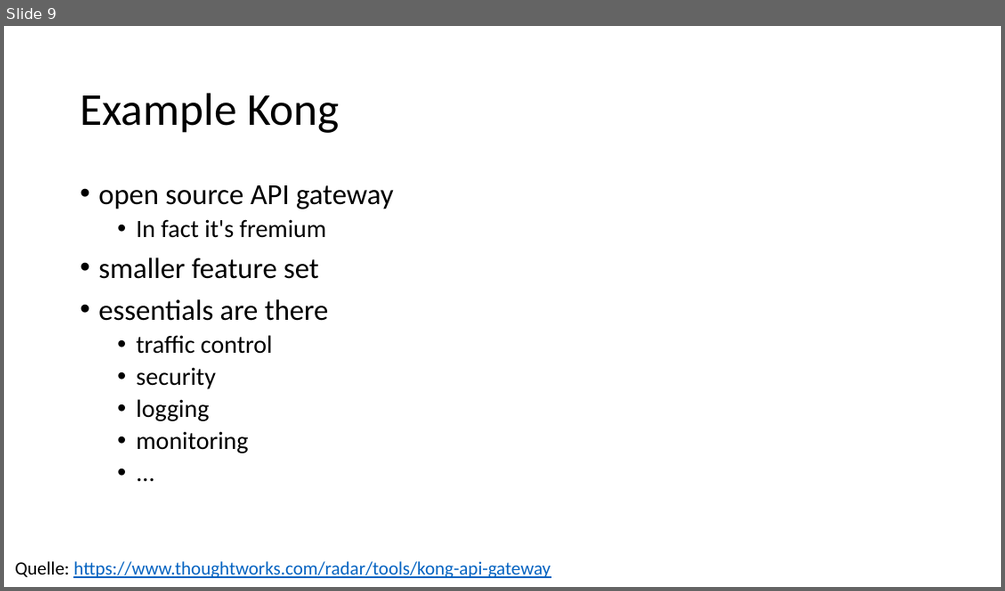
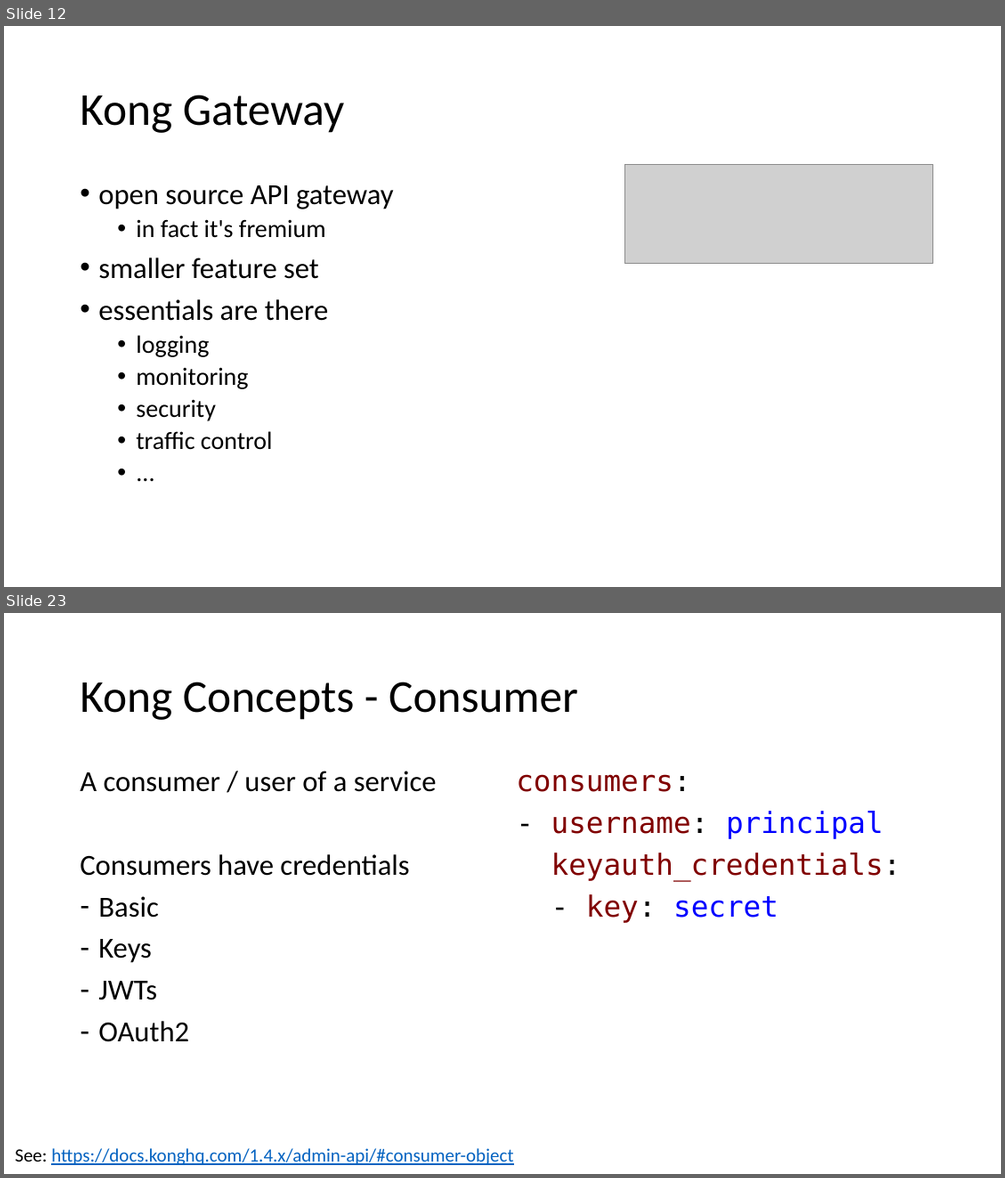
Before and after one commit to danielwagn3r/apimgmt-workshop, a slide deck: API Gateway.pptx. Shown one above the other, each under a label of ours: slide 9 before the commit, slides 12 and 23 after it; the slides between them are not shown. The pictures are 1005x591 and 1005x1178 pixels, drawn with LibreOffice and Linux fonts; fonts in the diff are those of the drawing; grey boxes stand for pictures. Boxes give left, top, right and bottom in pixels: in the first picture for what was removed or moved away, otherwise in the second. Text is boxed around its words. In the diff, an @@ line names an element or a change of style, - is before the commit and + after.

```diff
--- a/API Gateway.pptx
+++ b/API Gateway.pptx
@@ slide 23 added at bbox=[4, 613, 1001, 1174], background #FFFFFF @@
@@ title added at bbox=[80, 682, 578, 720], 44 pt, text #000000 @@
+Kong Concepts - Consumer
@@ text added at bbox=[80, 771, 437, 1042], 28 pt, text #000000 @@
+A consumer / user of a service
+Consumers have credentials
+– Basic
+– Keys
+– JWTs
+– OAuth2
@@ text added at bbox=[516, 774, 901, 923], 28 pt, text #800000 @@
+consumers:
+- username: principal
+keyauth_credentials:
+- key: secret
@@ text added at bbox=[15, 1148, 513, 1165], 18 pt, text #0563C1, underline @@
+See: https://docs.konghq.com/1.4.x/admin-api/#consumer-object
@@ what was slide 9 is now slide 12 @@
@@ slide 12 changed as well @@
@@ title at bbox=[80, 95, 344, 133]: text changed @@
-Example Kong
+Kong Gateway
@@ picture added at bbox=[624, 164, 932, 263] @@
@@ text at bbox=[136, 219, 326, 238]: text changed @@
-  • In fact it's fremium
+  • in fact it's fremium
@@ text at bbox=[136, 335, 273, 389]: paragraphs removed @@
-  • traffic control
-  • security
@@ text at bbox=[136, 399, 273, 450]: paragraphs added @@
+  • security
+  • traffic control
@@ text removed at bbox=[15, 561, 550, 578] @@
-Quelle: https://www.thoughtworks.com/radar/tools/kong-api-gateway
```
Also in this commit, not shown: 7 other slides changed, 21 other slides added, 2 slides removed, 1 other file.
